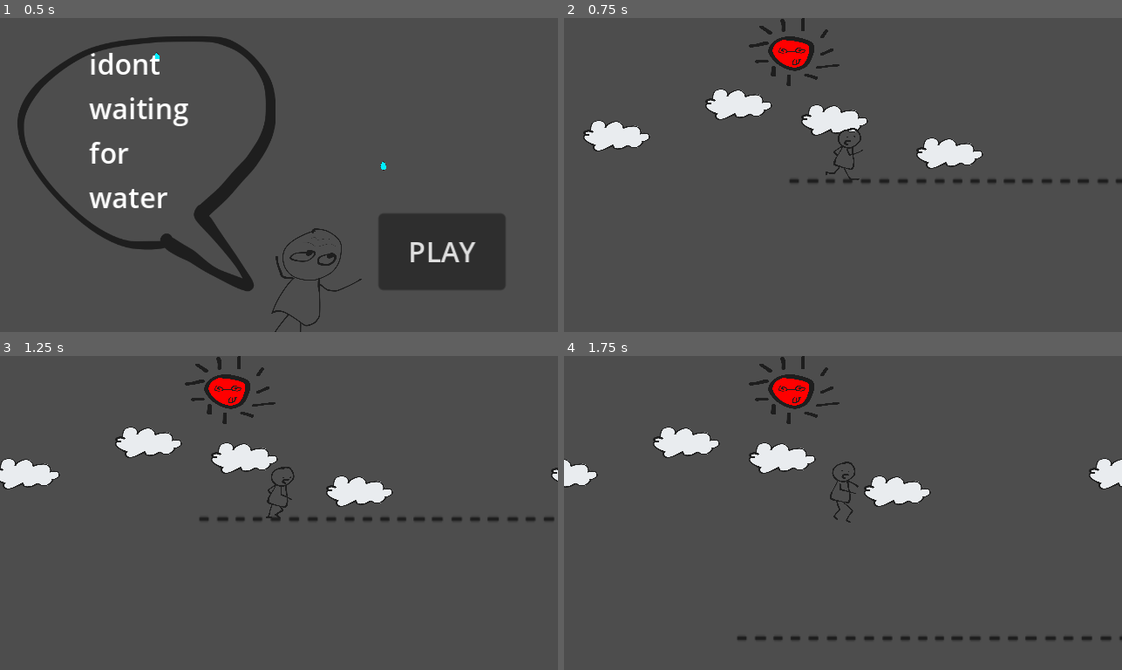
Above: before the commit, frames 1-4 (two rows, left to right).
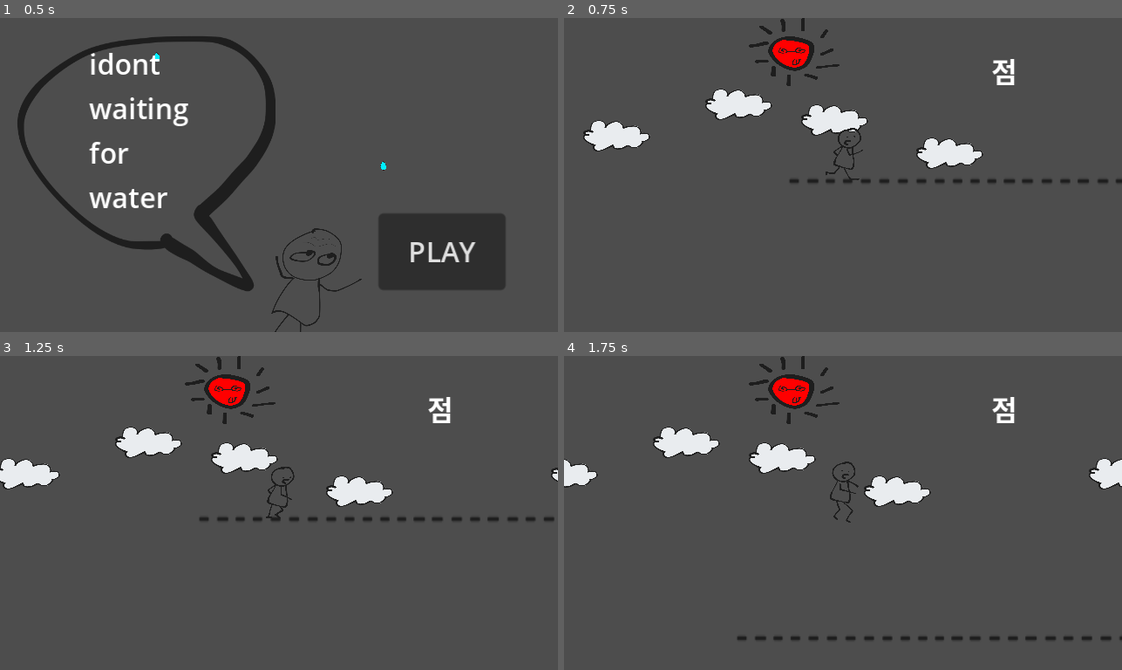
Above: after the commit, the same moments.

Repository: icehongssii/idontwaitingforwater
Game: Godot game, scene res://main.tscn
Same seed, same stepped clock (60 frames per second), same inputs: the game is played once before the commit and once after it.
Inputs:
- Up to frame 1 (0.5 s): no input
- Up to frame 2 (0.75 s): click "PLAY" at 0.5 s
- Up to frame 3 (1.25 s): no input
- Up to frame 4 (1.75 s): tap Enter (enter) at 1.25, 1.35 s

Frame 1 is identical in both runs. In frame 2, 0.2% of the frame differs, in the area x 76-81%, y 13-22%; in frame 3, 0.2%; in frame 4, 0.2%.
Error after the commit: Invalid assignment of property or key 'text' with value of type 'String' on a base object of type 'null instance'. (res://parallax.gd:19)

Commit message:
IDWFW-44 0.3초마다 스코어갱신

Diff:
--- /dev/null
+++ b/parallax.gd
@@ -0,0 +1,19 @@
+extends Node2D
+
+
+var score = 0
+# Called when the node enters the scene tree for the first time.
+func _ready():
+	$Timer.wait_time = 0.3
+	$Timer.start()
+
+
+
+# Called every frame. 'delta' is the elapsed time since the previous frame.
+func _process(delta):
+	pass
+
+
+func _on_timer_timeout():
+	score +=1
+	$CanvasLayer/Label.text = str(score) +"S"
--- a/parallax.tscn
+++ b/parallax.tscn
@@ -1,5 +1,6 @@
-[gd_scene load_steps=6 format=3 uid="uid://da2atuf4d22vl"]
+[gd_scene load_steps=7 format=3 uid="uid://da2atuf4d22vl"]
 
+[ext_resource type="Script" path="res://parallax.gd" id="1_gdxry"]
 [ext_resource type="PackedScene" uid="uid://1ru86tiurtxq" path="res://player.tscn" id="3_0nv2d"]
 [ext_resource type="Texture2D" uid="uid://dabbgfghbhs12" path="res://art/environment/sun.svg" id="3_bydl3"]
 [ext_resource type="Texture2D" uid="uid://dxys1b8jkftpk" path="res://art/environment/road.excalidraw.svg" id="3_chm7e"]
@@ -9,6 +10,7 @@
 size = Vector2(265, 20)
 
 [node name="Parallax" type="Node2D"]
+script = ExtResource("1_gdxry")
 
 [node name="ParallaxBackground" type="ParallaxBackground" parent="."]
 
@@ -68,3 +70,16 @@
 position = Vector2(143, 170)
 scale = Vector2(0.58998, 1)
 texture = ExtResource("3_chm7e")
+
+[node name="Timer" type="Timer" parent="."]
+
+[node name="CanvasLayer" type="CanvasLayer" parent="."]
+
+[node name="Score" type="Label" parent="CanvasLayer"]
+offset_left = 245.0
+offset_top = 18.0
+offset_right = 285.0
+offset_bottom = 41.0
+text = "점"
+
+[connection signal="timeout" from="Timer" to="." method="_on_timer_timeout"]
--- a/player.gd
+++ b/player.gd
@@ -12,9 +12,11 @@
 @onready var anim = get_node("AnimationPlayer")
 # Get the gravity from the project settings to be synced with RigidBody nodes.
 var gravity = ProjectSettings.get_setting("physics/2d/default_gravity")
+var time = 0
+
+func _physics_process(delta):
 
 
-func _physics_process(delta):
 	velocity.x = SPEED
 	state = RUNNING
 
@@ -40,3 +42,9 @@
 
 
 	move_and_slide()
+
+
+
+
+func _on_timer_timeout():
+	pass # Replace with function body.
